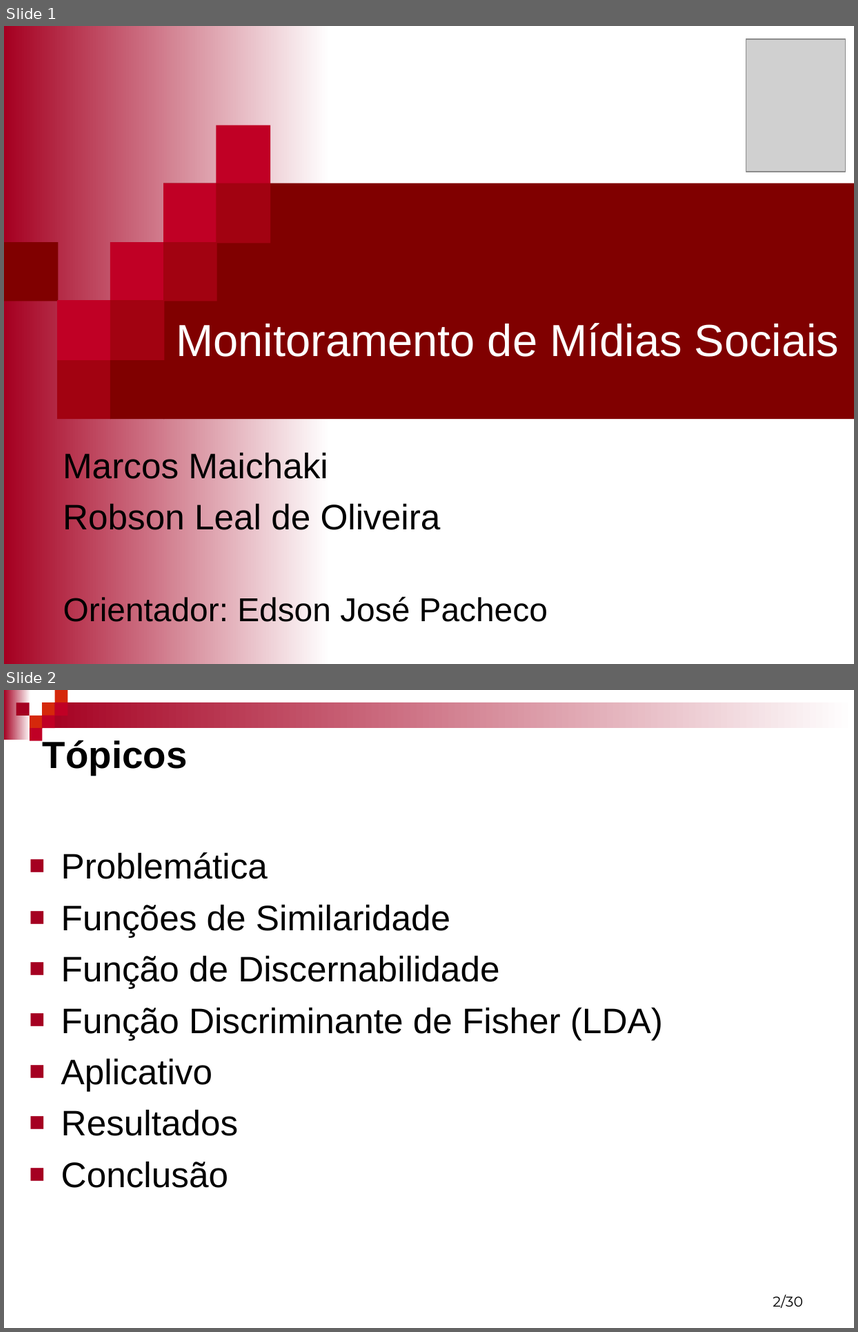
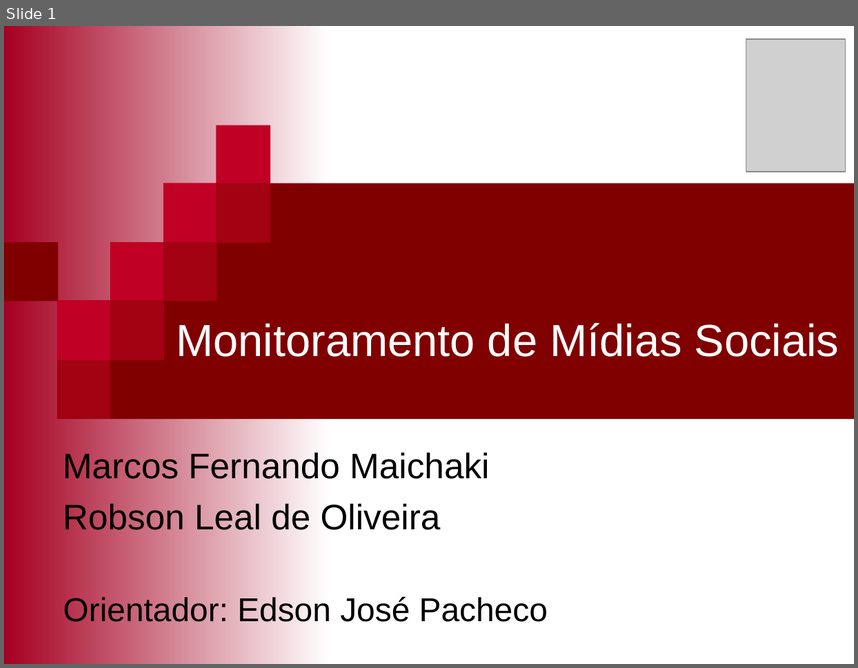
Before and after one commit to mfernado/my-project-socialmonitor, a slide deck: Artigo/Monitoramento de mídias Sociais - Marcos e Robson.ppt. Shown one above the other, each under a label of ours: slides 1 and 2 before the commit, slide 1 after it. The pictures are 858x1332 and 858x668 pixels, drawn with LibreOffice and Linux fonts; fonts in the diff are those of the drawing; grey boxes stand for pictures; background and template pictures are left out. Boxes give left, top, right and bottom in pixels: in the first picture for what was removed or moved away, otherwise in the second. Text is boxed around its words. In the diff, an @@ line names an element or a change of style, - is before the commit and + after.

```diff
--- a/Artigo/Monitoramento de mídias Sociais - Marcos e Robson.ppt
+++ b/Artigo/Monitoramento de mídias Sociais - Marcos e Robson.ppt
@@ slide 2 removed at (x1=4, y1=690, x2=854, y2=1328), background #FFFFFF @@
@@ group removed at (x1=4, y1=690, x2=854, y2=741): 9 rectangles @@
@@ title removed at (x1=43, y1=740, x2=188, y2=775) @@
-Tópicos
@@ text removed at (x1=61, y1=852, x2=663, y2=1187) @@
-■ Problemática
-■ Funções de Similaridade
-■ Função de Discernabilidade
-■ Função Discriminante de Fisher (LDA)
-■ Aplicativo
-■ Resultados
-■ Conclusão
@@ page number removed at (x1=773, y1=1294, x2=803, y2=1308) @@
-2/30
@@ slide 1 changed as well @@
@@ subtitle at (x1=63, y1=450, x2=489, y2=485): text changed @@
-Marcos Maichaki
+Marcos Fernando Maichaki
```
Also in this commit, not shown: 8 slides added, 2 other slides removed.
